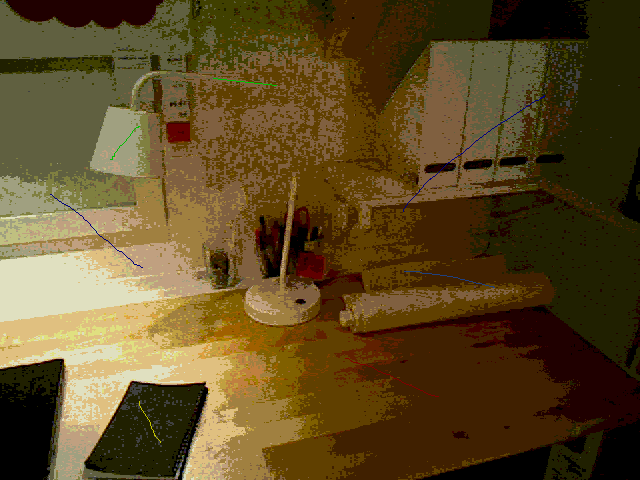
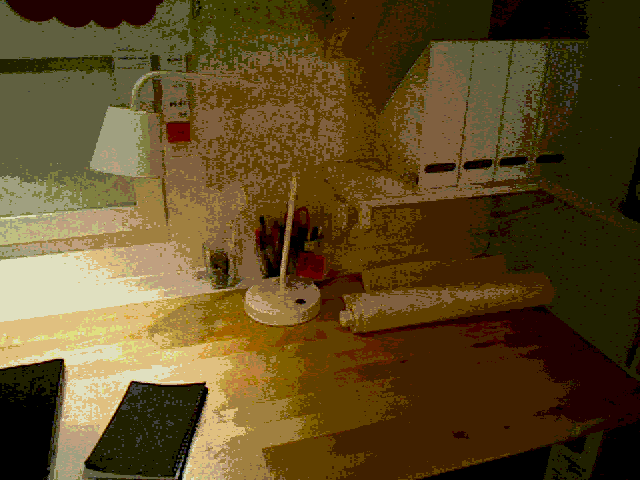
Revision of a layered 640 x 480 image; what changed, layer by layer:
removed layer "Layer #1" over [50, 78, 545, 443]
